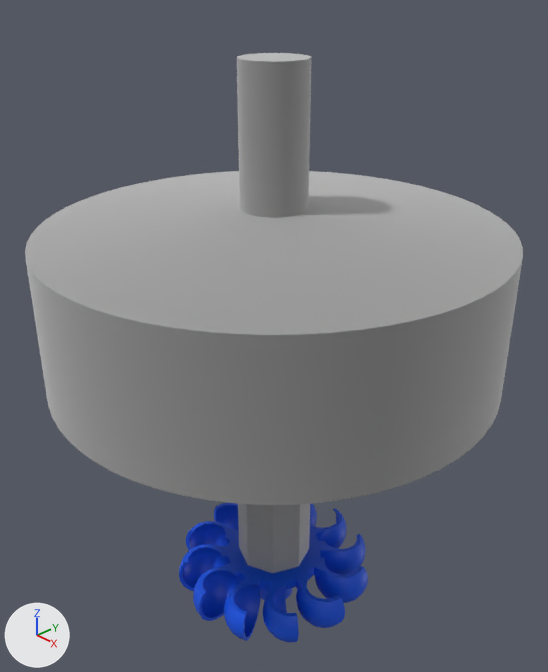
Two versions of the Blender file hydro 3/new generator construction.blend, one commit apart.
Before and after are seen from a 50 mm lens placed at (0.244, -0.23, 0.146), pointed at (-0.004, 0.004, -0.022). Every picture has the same lights, and +X, +Y and +Z are marked at lower left.
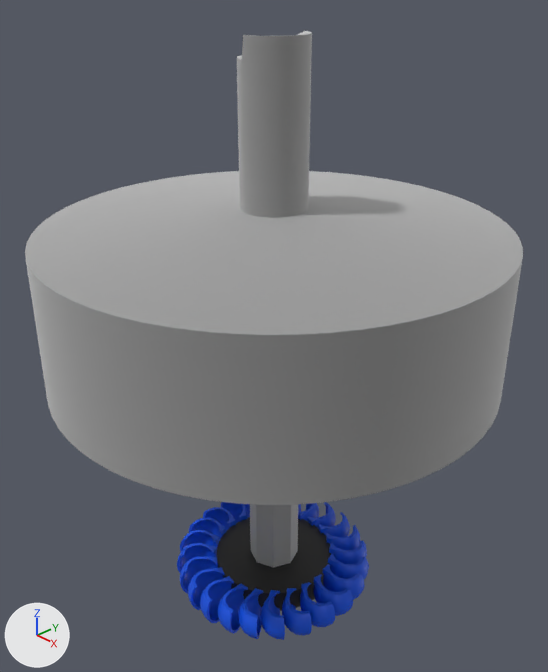
The change, as a diff of the scene's bpy script:
```diff
--- a/hydro 3/new generator construction.blend.py
+++ b/hydro 3/new generator construction.blend.py
@@ mat_material @@
+mat_material = principled_material('Material')
+mat_material.base_color = (0.0291, 0.0291, 0.0291)  # black #303030
@@ me_cylinder @@
 # used by ob_cylinder; location = (0.0, 0.0, 0.0)
-me_cylinder.from_pydata(...)  # 384 vertices, 322 faces; spans x -0.11..0.11, y -0.11..0.11, z -0.103..0.11
+me_cylinder.from_pydata(...)  # 384 vertices, 322 faces; spans x -0.11..0.11, y -0.11..0.11, z -0.13..0.119
+# me_cylinder part 1: 33 of the vertices in x -0.002..0.016, y -0.016..0.015, z 0.11 are moved by (0.0, 0.0, 0.01)
 me_cylinder.materials.append(mat_metal)
@@ me_turbine_turgo_16x24 @@
 # used by ob_turbine_turgo_16x24; location = (0.0, 0.0, -0.1547); rotation_euler = (-3.142, 0.0, 0.0), in degrees (-180, 0, 0); scale = (0.000608, 0.000608, 0.000608)
-me_turbine_turgo_16x24.from_pydata(...)  # 3660 vertices, 7320 faces; spans x -90.0..90.0, y -90.0..90.0, z 0.0..50.0
+me_turbine_turgo_16x24.from_pydata(...)  # 3517 vertices, 5879 faces; spans x -90.0..90.0, y -90.0..90.0, z 0.0..40.0
+# me_turbine_turgo_16x24 part 2: 865 vertices removed from x -44.0..45.0, y -44.0..81.0, z 0.0..50.0; 722 vertices added at x -46.0..46.0, y -46.0..46.0, z 0.0..31.0
 me_turbine_turgo_16x24.materials.append(mat_material_001)
@@ me_turbine_turgo_16x24_002 @@
+me_turbine_turgo_16x24_002.from_pydata(...)  # 7776 vertices, 12960 faces; spans x -0.0671..0.0669, y -0.0749..0.0591, z -0.179..-0.1547
+me_turbine_turgo_16x24_002.polygons.foreach_set('use_smooth', [True] * 12960)
+me_turbine_turgo_16x24_002.materials.append(mat_material_001)  # blue #0a54e7
@@ me_cylinder_002 @@
+me_cylinder_002.from_pydata(...)  # a 128-sided cylinder along z spanning x -0.028..0.028, y -0.028..0.028, z -0.05..0.05
+me_cylinder_002.materials.append(mat_material)  # black #303030
@@ ob_turbine_turgo_16x24 @@
 ob_turbine_turgo_16x24.scale = (0.000608, 0.000608, 0.000608)
+ob_turbine_turgo_16x24.hide_set(True)
@@ ob_cylinder_001 @@
 ob_cylinder_001 = bpy.data.objects.new('Cylinder.001', me_cylinder_001)
-ob_cylinder_001.location = (0.0, 0.0, -0.1257)
-ob_cylinder_001.scale = (1.0, 1.0, 1.2)
+ob_cylinder_001.location = (0.0, 0.0, -0.1296)
+ob_cylinder_001.scale = (0.671, 0.671, 1.21)
@@ ob_turgo_one_scope @@
+ob_turgo_one_scope = bpy.data.objects.new('turgo one scope ', me_turbine_turgo_16x24_002)
+ob_turgo_one_scope.location = (0.0, -0.0074, -0.0281)
+ob_turgo_one_scope.rotation_euler = (0.0, 0.0, 3.142)  # degrees (0, 0, 180)
+ob_turgo_one_scope.scale = (0.812, 0.812, 0.812)
@@ ob_cylinder_002 @@
+ob_cylinder_002 = bpy.data.objects.new('Cylinder.002', me_cylinder_002)
+ob_cylinder_002.location = (0.0, 0.0, -0.163)
+ob_cylinder_002.scale = (1.17, 1.17, 0.126)
```

Pixel boxes (x1, y1, x2, y2) of what changed, in the pictures (548 x 672 px; the box of a moved part takes in the faces that stretch with it):
'Cylinder', reshaped
    before: (25, 53, 523, 505)
    after: (25, 31, 523, 505)
'Turbine_Turgo_16x24', hidden (blue)
    before: (179, 503, 368, 642)
'turgo one scope ', added (blue)
    after: (177, 502, 369, 640)
'Cylinder.002', added (black)
    after: (217, 517, 331, 611)
'Cylinder.001', moved, rescaled (33% narrower, 7% shorter)
    before: (238, 504, 310, 573)
    after: (250, 504, 298, 568)
part 1 of me_cylinder, moved or reshaped
    before: (237, 53, 311, 218)
    after: (237, 31, 312, 218)
part 2 of me_turbine_turgo_16x24, moved or reshaped (not visible afterwards)
    before: (213, 510, 335, 641)
